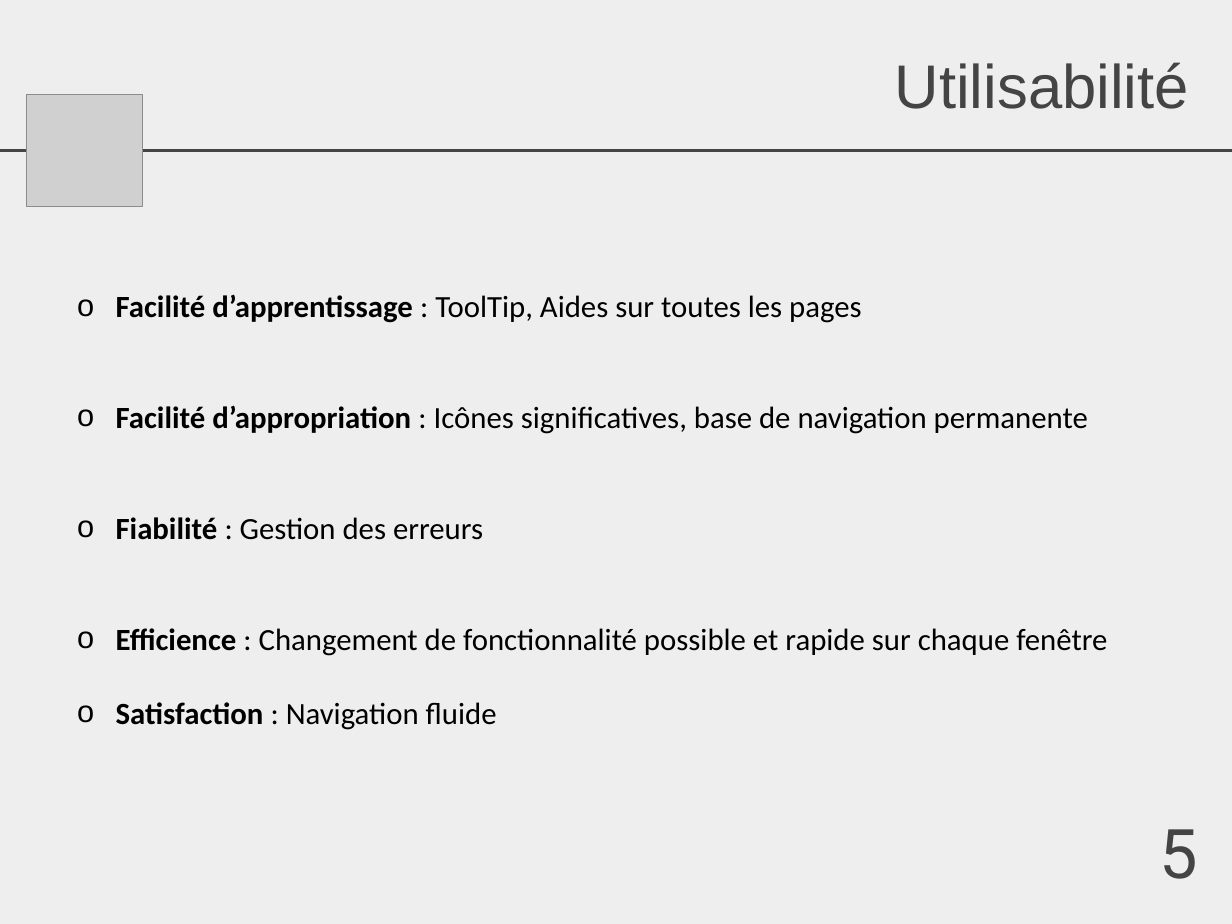
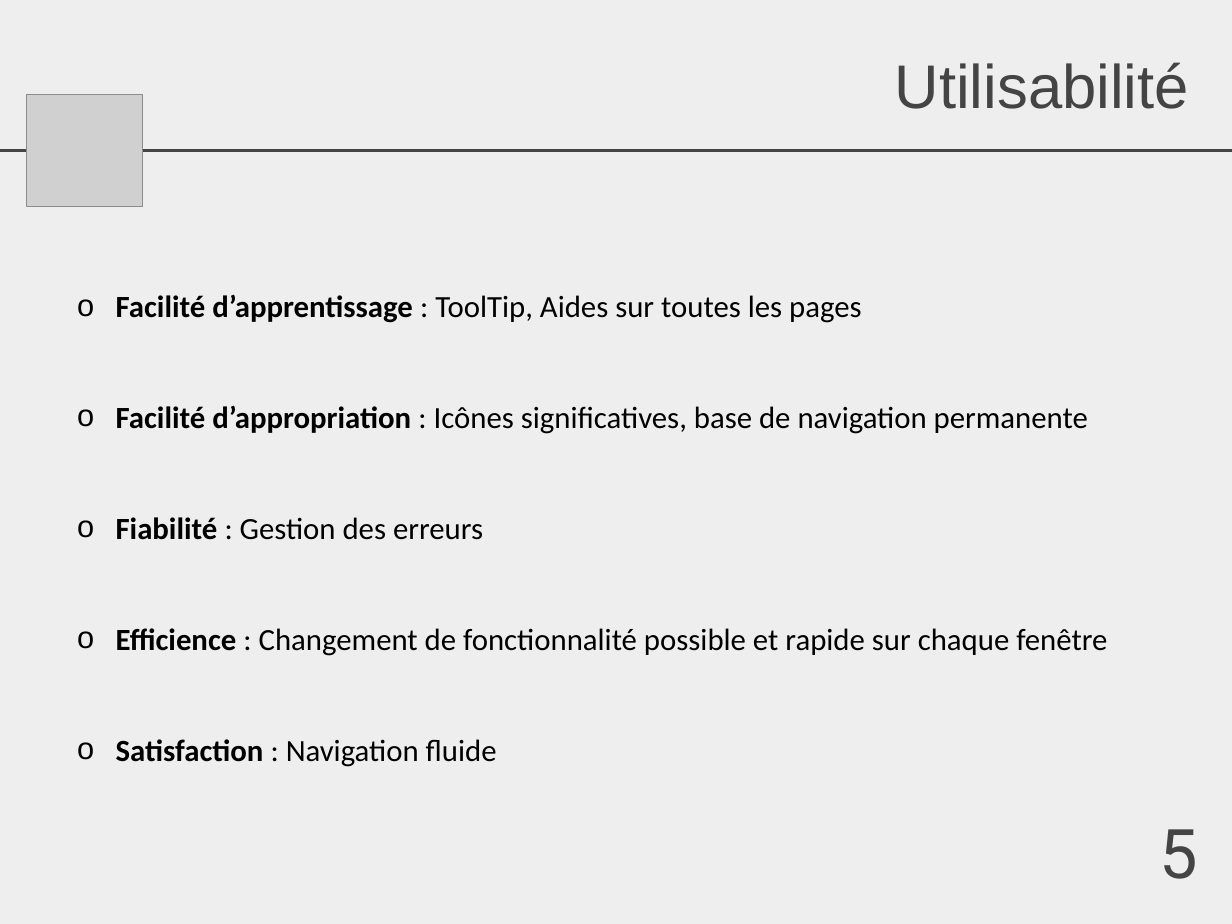
Before and after one commit to AmandineF/UDES, a slide deck: slide 4 of IM/TP5/AwaiPres.pptx (slide 5 before the commit). Drawn at 1232x924 pixels with LibreOffice and Linux fonts; fonts in the diff are those of the drawing; grey boxes stand for pictures. Boxes give left, top, right and bottom in pixels: in the first picture for what was removed or moved away, otherwise in the second. Text is boxed around its words. In the diff, an @@ line names an element or a change of style, - is before the commit and + after.

```diff
--- a/IM/TP5/AwaiPres.pptx
+++ b/IM/TP5/AwaiPres.pptx
@@ text "Facilité d’apprentissage : ToolTip, Aides ..." rewrapped from (116,294,1107,730) to (116,294,1107,767) @@
```
Also in this commit, not shown: 1 other slide changed, 1 slide removed, 5 other files.
